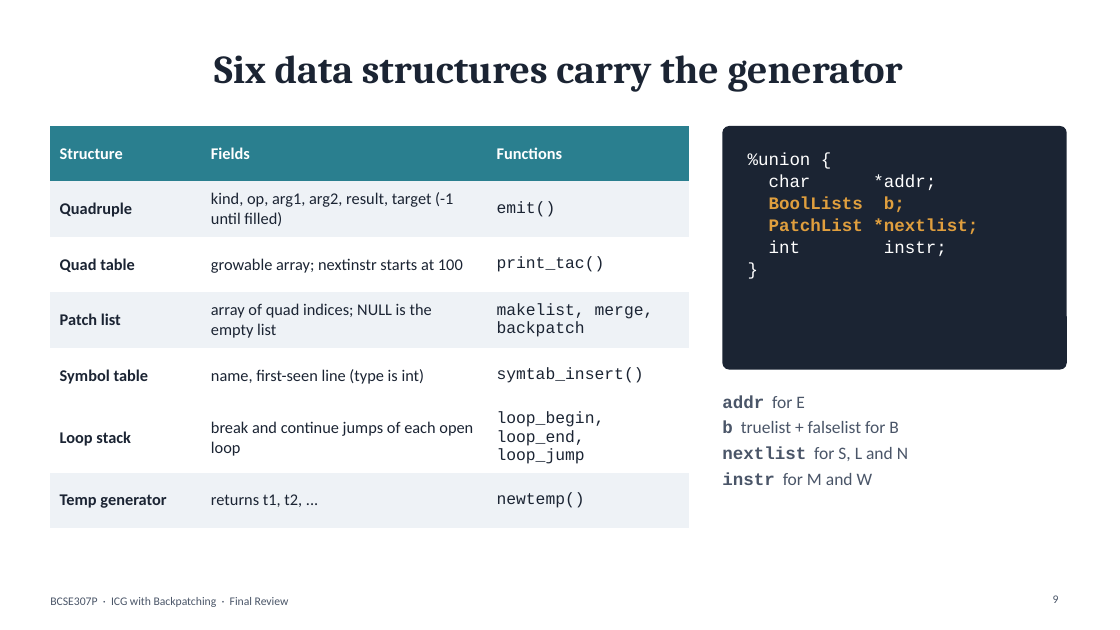
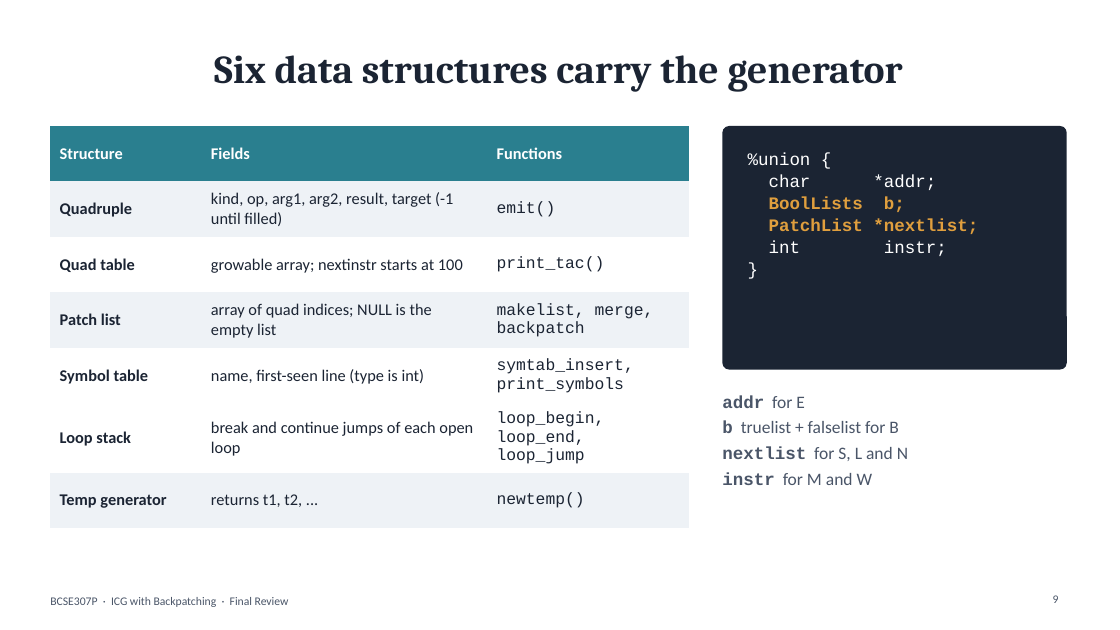
Before and after one commit to Prithvi8706/ICG, a slide deck: slide 9 of docs/final_review.pptx. Drawn at 1120x630 pixels with LibreOffice and Linux fonts; fonts in the diff are those of the drawing. Boxes give left, top, right and bottom in pixels: in the first picture for what was removed or moved away, otherwise in the second. Text is boxed around its words. In the diff, an @@ line names an element or a change of style, - is before the commit and + after.

Commit message:
Update slides and report for --symbols and 35 checks

```diff
--- a/docs/final_review.pptx
+++ b/docs/final_review.pptx
@@ table at (50, 126, 689, 514) @@
-row 5, column 3: symtab_insert()
+row 5, column 3: symtab_insert, print_symbols
```
Also in this commit, not shown: 2 other slides changed, 2 other files.
